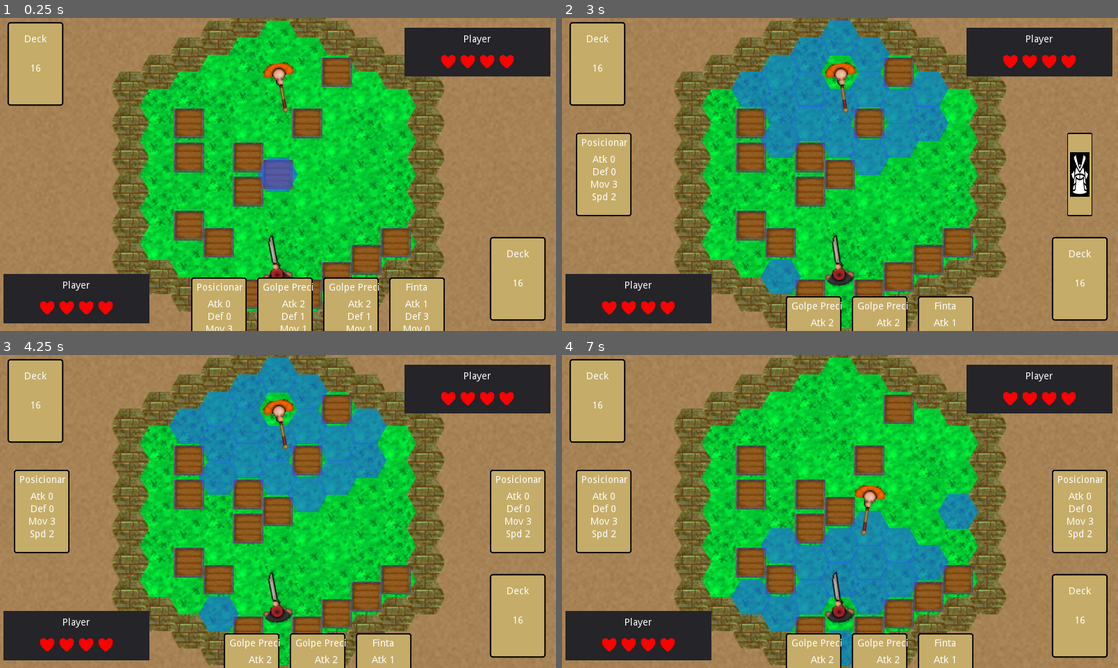
Above: before the commit, frames 1-4 (two rows, left to right).
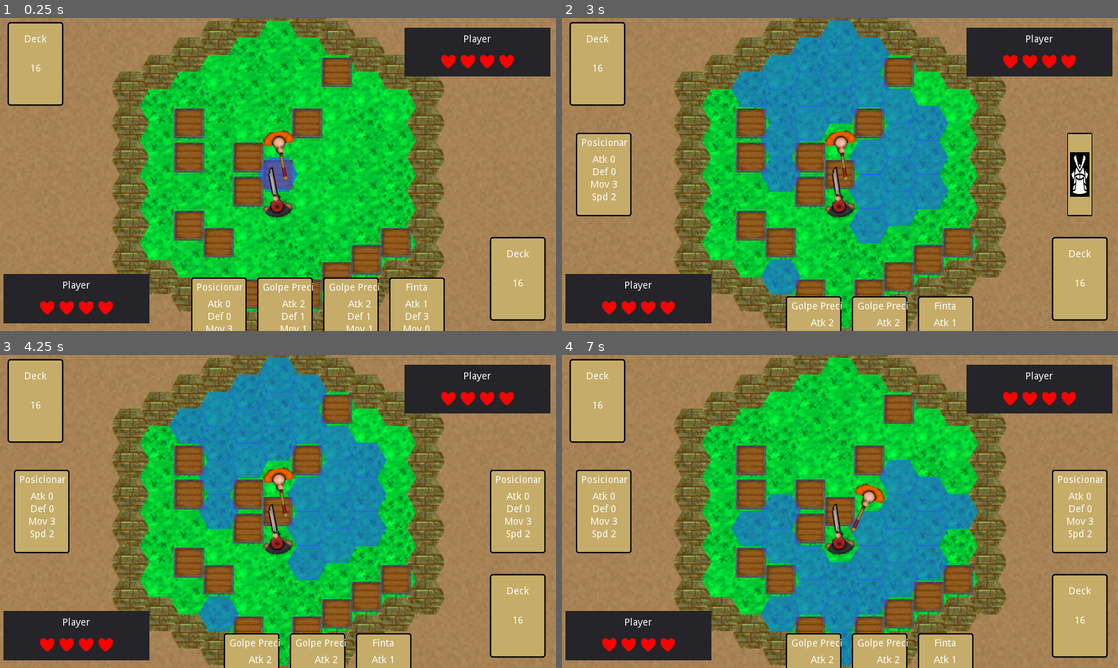
Above: after the commit, the same moments.

Repository: AndreMicheletti/samurai-hex-game
Game: Godot game, scene res://scenes/Game.tscn
Two runs of this game, one before a commit and one after it. Both use one fixed random seed, a clock stepped at 60 frames per second and the inputs below.
Inputs (mouse positions are in pixels of both pictures, inside the frame that each line leads up to):
- Up to frame 1 (0.25 s): no input
- Up to frame 2 (3 s): move the mouse to (778, 284) at 0.52 s; click (778, 284) at 0.67 s; move the mouse to (812, 280) at 1.27 s; click (812, 280) at 1.42 s; move the mouse to (878, 280) at 2.02 s; click (878, 280) at 2.17 s; move the mouse to (945, 327) at 2.77 s; click (945, 327) at 2.92 s
- Up to frame 3 (4.25 s): move the mouse to (517, 614) at 3.52 s; click (517, 614) at 3.67 s
- Up to frame 4 (7 s): move the mouse to (595, 401) at 4.27 s; click (595, 401) at 4.42 s; move the mouse to (606, 511) at 5.02 s; click (606, 511) at 5.17 s; move the mouse to (1079, 511) at 5.77 s; click (1079, 511) at 5.92 s; move the mouse to (962, 495) at 6.52 s; click (962, 495) at 6.67 s

The runs differ from the first frame. In frame 1, 1.2% of the frame differs, in the area x 47-53%, y 14-83%; in frame 2, 6.8%; in frame 3, 6.8%, in the area x 35-70%, y 11-86%; in frame 4, 6.0%.

Commit message:
implemented push passive hability

Diff:
--- a/scenes/world/World.tscn
+++ b/scenes/world/World.tscn
@@ -5,8 +5,8 @@
 [node name="World" type="Node2D"]
 script = ExtResource( 2 )
 world_size = 4
-playerStart = Vector2( 0, -3 )
-enemyStart = Vector2( 0, 3 )
+playerStart = Vector2( 0, -1 )
+enemyStart = Vector2( 0, 1 )
 
 [node name="Backgrounds" type="Node2D" parent="."]
 
--- a/scripts/Character.gd
+++ b/scripts/Character.gd
@@ -59,8 +59,8 @@
 	if moved >= selected_card.mov:
 		end_turn()
 
-func move_to(target : Vector2):
-	if moving or not active:
+func move_to(target : Vector2, turn = true, ignore_flags = false):
+	if not ignore_flags and (moving or not active):
 		return
 	var path = world.find_path(self.hex_pos, target)
 	if path.size() > 1 and (path.size() - 1) <= get_remaining_moves():
@@ -71,7 +71,8 @@
 			var hex_coords = hex.get_axial_coords()
 			if hex_coords == self.hex_pos:
 				continue
-			look_to_hex(hex_coords)
+			if turn:
+				look_to_hex(hex_coords)
 			var start_pos = self.position
 			var goto_pos = world.get_grid().get_hex_center(hex)
 			$Tween.interpolate_property(self, "position", start_pos, goto_pos, 0.2)
@@ -84,6 +85,29 @@
 		play_idle()
 	emit_signal("move_ended", self)
 
+func get_pushed_from(attacker_hex_pos : Vector2):
+	var dir = attacker_hex_pos - hex_pos
+	print(hex_pos, " ATTACKED FROM ", attacker_hex_pos, "  // DIR IS ", dir)
+	var aux
+	if abs(dir.x) == 0 and abs(dir.y) != 0:
+		aux = Vector2(0, dir.y * 1)
+	elif abs(dir.y) == 0 and abs(dir.x) != 0:
+		aux = Vector2(dir.x * 1, 0)
+	elif abs(dir.x) != 0 and abs(dir.y) != 0:
+		aux = Vector2(dir.x * 1, dir.y * 1)
+
+	var dest = Vector2(hex_pos.x - aux.x, hex_pos.y - aux.y)
+	var goto_pos = world.get_grid().get_hex_center(dest)
+	print("BEING PUSHED TO ", dest)
+	$Tween.interpolate_property(self, "position", position, goto_pos, 0.2)
+	$Tween.start()
+	yield($Tween, "tween_completed")
+	self.hex_pos = dest
+	if world.is_obstacle(dest):
+		# got pushed to an obstacle
+		print(name, " PUSHED TO OBSTACLE")
+		defeat()
+
 func on_select_card(card_res : CardResource):
 	var index = hand.find(card_res)
 	if index >= 0:
@@ -134,12 +158,16 @@
 func get_cell():
 	return world.HexCell.new(hex_pos)
 
-func attacked():
+func attacked(defensor):
 	set_attack_advantage(false)
-
-func defended():
+	if characterClass.passiveHability == ClassResource.Passive.ATK_PUSH:
+		yield(defensor.get_pushed_from(hex_pos), "completed")
+	yield(get_tree().create_timer(0.1), "timeout")
+
+func defended(attacked):
 	if characterClass.passiveHability == ClassResource.Passive.DEF_COUNTER:
 		set_speed_advantage(true)
+	yield(get_tree().create_timer(0.1), "timeout")
 
 func set_speed_advantage(value):
 	advantage = value
@@ -152,8 +180,7 @@
 	emit_signal("character_hit", self, atk_damage)
 	self.damage += atk_damage
 	if get_remaining_health() <= 0:
-		defeated = true
-		emit_signal("character_defeated", self)
+		defeat()
 
 func play(anim_name):
 	$anim.stop(true)
@@ -188,3 +215,7 @@
 
 func emit_anim_hit():
 	emit_signal("anim_hit", self)
+
+func defeat():
+	defeated = true
+	emit_signal("character_defeated", self)
--- a/scripts/Game.gd
+++ b/scripts/Game.gd
@@ -147,7 +147,7 @@
 	if defensor == self.enemy:
 		yield(defensor.reveal_card(), "completed")
 
-	if damage == 0 and player.characterClass.passiveHability == ClassResource.Passive.IGNORE_DEF:
+	if damage == 0 and attacker.characterClass.passiveHability == ClassResource.Passive.IGNORE_DEF:
 		attacker.set_attack_advantage(true)
 		damage = 1
 
@@ -155,16 +155,16 @@
 		# play animation
 		attacker.play_attack(attacker.selected_card)
 		yield(attacker, "anim_hit")
+		attacker.attacked(defensor)
 		yield(defensor.play_hit(), "completed")
-		attacker.attacked()
 		defensor.hit(damage)
 		return true
 	else:
 		# play animation
 		attacker.play("attack_slash")
 		yield(attacker, "anim_hit")
-		defensor.defended()
 		yield(defensor.play_defend(), "completed")
+		yield(defensor.defended(attacker), "completed")
 
 	attacker.look_to_hex(defensor.hex_pos)
 	defensor.look_to_hex(attacker.hex_pos)
